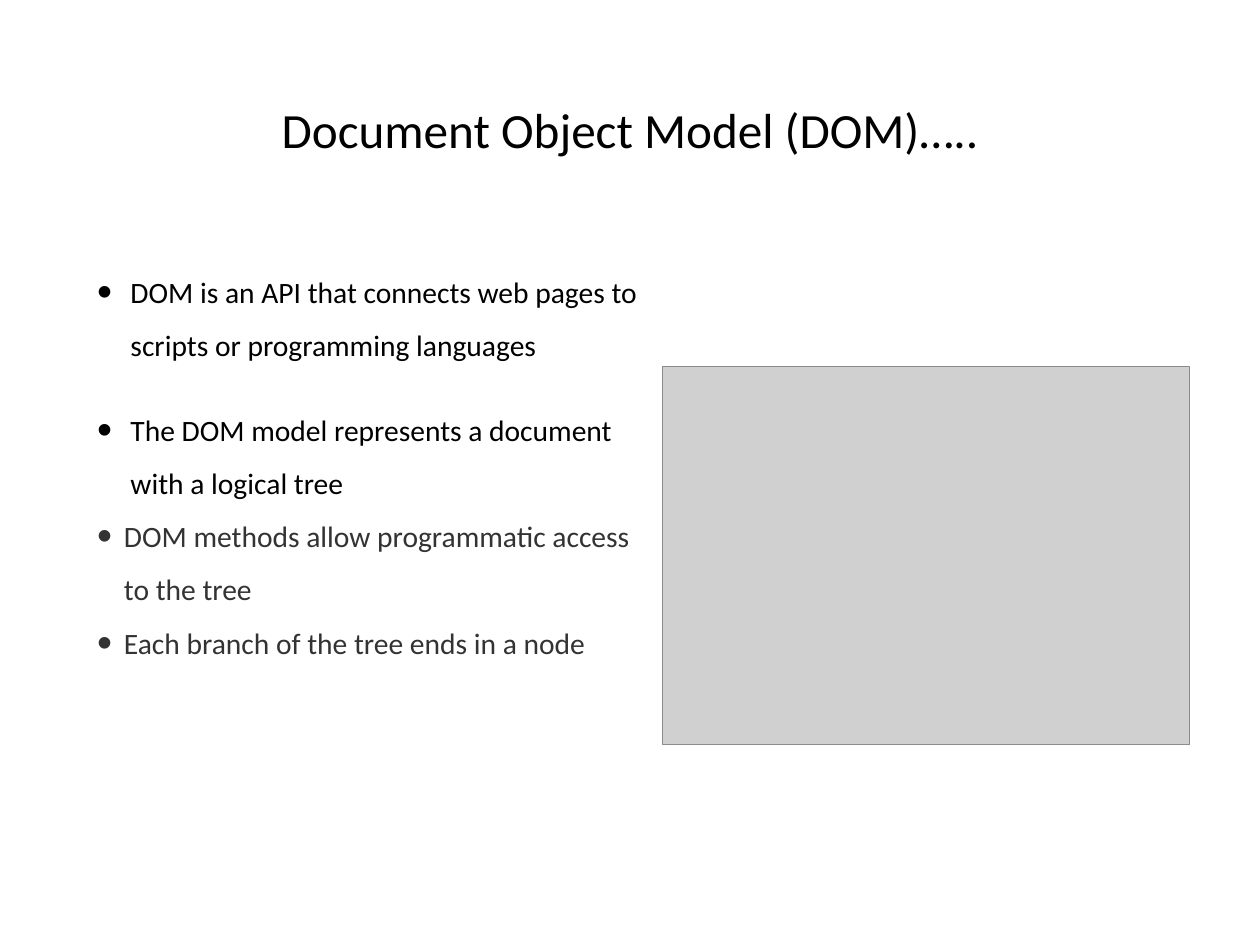
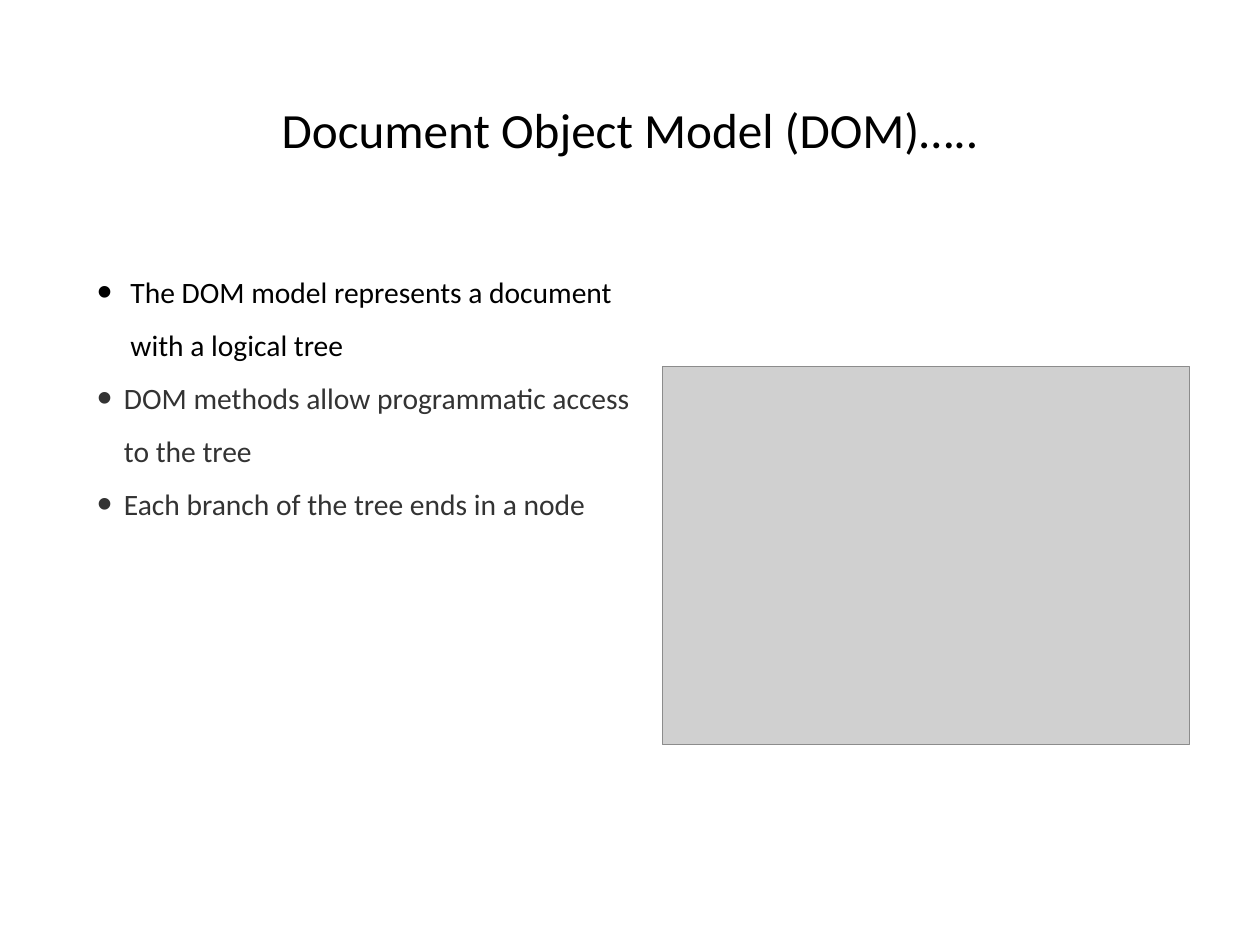
Before and after one commit to hogeschool/Development--Web, a slide deck: slide 17 of Lesson4/lesson4.pptx (slide 18 before the commit). Drawn at 1260x945 pixels with LibreOffice and Linux fonts; fonts in the diff are those of the drawing; grey boxes stand for pictures. Boxes give left, top, right and bottom in pixels: in the first picture for what was removed or moved away, otherwise in the second. Text is boxed around its words. In the diff, an @@ line names an element or a change of style, - is before the commit and + after.

```diff
--- a/Lesson4/lesson4.pptx
+++ b/Lesson4/lesson4.pptx
@@ text at (x1=130, y1=282, x2=637, y2=361): paragraph removed @@
-• DOM is an API that connects web pages to scripts or programming languages
```
Also in this commit, not shown: 14 other slides changed, 2 slides removed, 2 other files.
